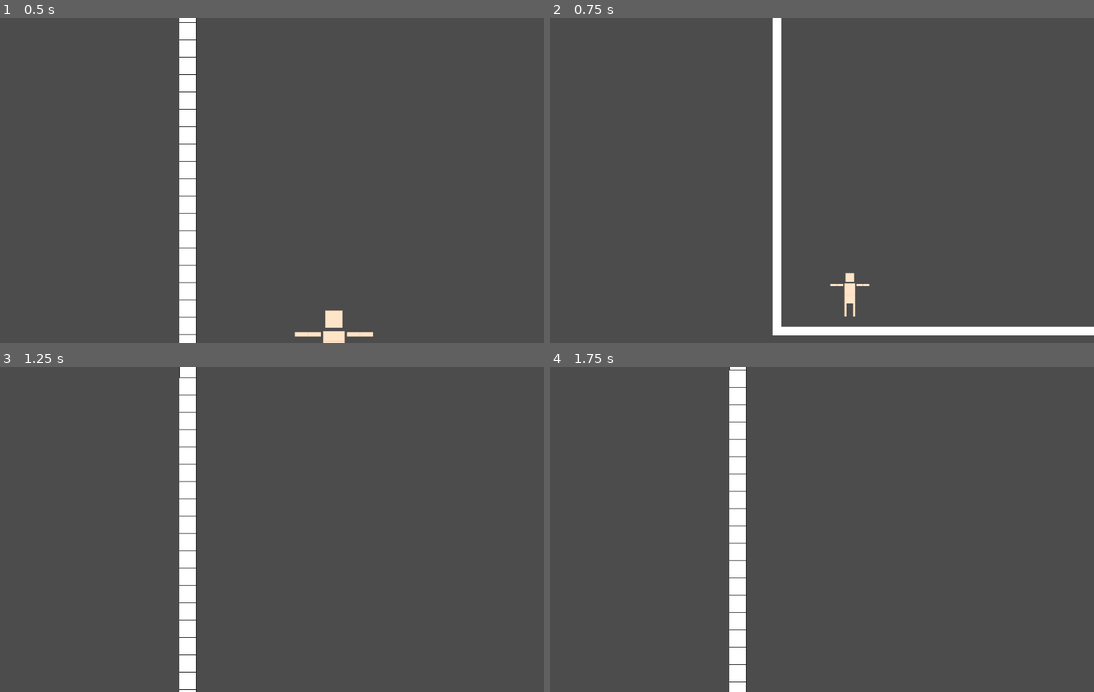
Above: before the commit, frames 1-4 (two rows, left to right).
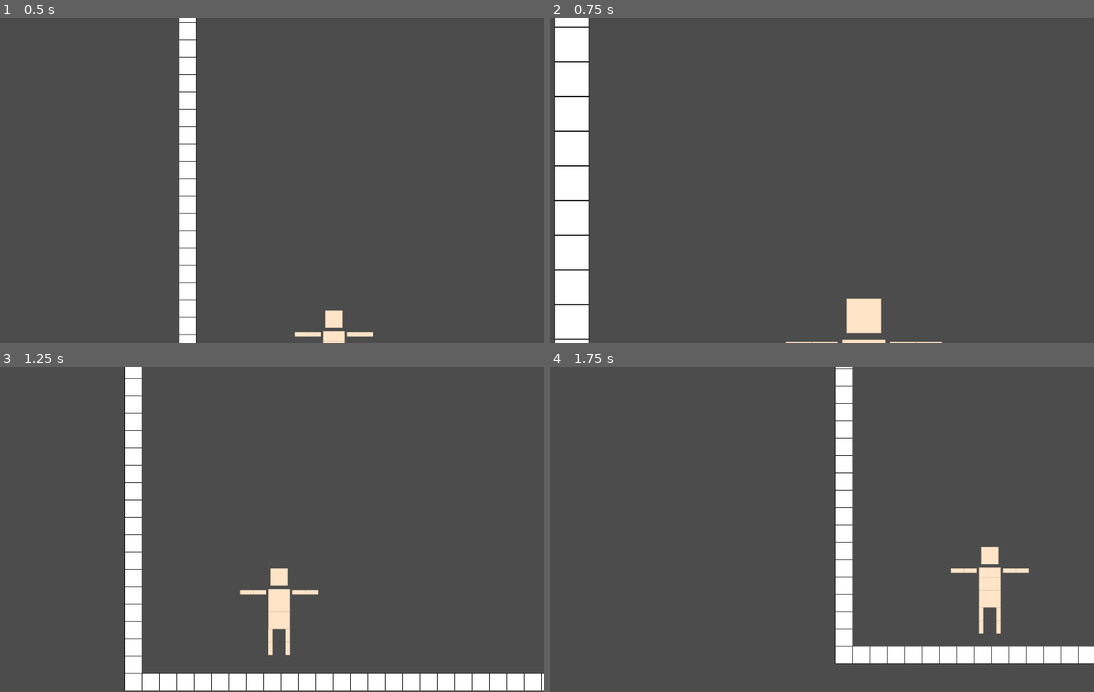
Above: after the commit, the same moments.

Repository: yuval-herman/ragdoll-game
Game: Godot game, scene res://main.tscn
The game is run twice, just before and just after one commit, with the same random seed, the same clock (stepped at 60 frames per second) and the same inputs.
Inputs (mouse positions are in pixels of both pictures, inside the frame that each line leads up to):
- Up to frame 1 (0.5 s): no input
- Up to frame 2 (0.75 s): move the mouse to (881, 320) at 0.52 s; hold Mouse wheel up (zoom_in) from 0.53 s (still down); click (881, 320) at 0.67 s
- Up to frame 3 (1.25 s): keep holding Mouse wheel up (zoom_in); tap Space (ui_select) at 0.77 s; tap Mouse wheel down (zoom_out) at 0.8 s
- Up to frame 4 (1.75 s): move the mouse to (702, 545) at 1.27 s; release Mouse wheel up (zoom_in) at 1.28 s; tap Mouse wheel down (zoom_out) at 1.35 s; click (702, 545) at 1.42 s; tap Space (ui_select) at 1.52 s; tap Mouse wheel up (zoom_in) at 1.55 s

Frame 1 is identical in both runs. In frame 2, 11% of the frame differs, in the area x 0-100%, y 0-100%; in frame 3, 11%, in the area x 22-100%, y 0-100%; in frame 4, 9.5%.

Commit message:
deleted old standing mechanism, motivation to build new one😈

Diff:
--- a/scripts/main.gd
+++ b/scripts/main.gd
@@ -10,6 +10,8 @@
 			Engine.time_scale = .1
 			is_slomo = true
 	elif event.is_action_pressed("zoom_in"):
+		$Camera2D.global_position = $Camera2D.get_global_mouse_position()
+		$Camera2D.zoom /= 2
+	elif event.is_action_pressed("zoom_out"):
+		$Camera2D.global_position = $Camera2D.get_global_mouse_position()
 		$Camera2D.zoom *= 2
-	elif event.is_action_pressed("zoom_out"):
-		$Camera2D.zoom /= 2
--- a/scripts/ragdoll.gd
+++ b/scripts/ragdoll.gd
@@ -1,6 +1,5 @@
 extends Node2D
 var parts_touching_ground = []
-var upper_body_parts = []
 var alive = true
 var held_object = null
 var stand_force = 10
@@ -13,29 +12,10 @@
 			i.connect("body_exited", self, "stop_touching")
 			i.connect("clicked", self, "_on_bodypart_clicked")
 			i.connect("died", self, "_on_part_died")
-			if not "leg" in i.name and not "hand" in i.name:
-				upper_body_parts.append(i)
 
 func _physics_process(delta):
-#	if not alive:
-#		fall()
-#		set_process(false)
-	if not parts_touching_ground.empty():
-		stand()
-	else:
-		fall()
-
-func stand():
-	for i in upper_body_parts:
-		i.gravity_scale = -stand_force*.5
-	if is_instance_valid($"r leg 2"):
-		$"r leg 2".gravity_scale = stand_force
-	if is_instance_valid($"l leg 2"):
-		$"l leg 2".gravity_scale = stand_force
-
-func fall():
-	for i in upper_body_parts:
-		i.gravity_scale = 1
+	if not alive:
+		set_process(false)
 
 func hit_object(body):
 	if body.is_in_group("ground"):
@@ -58,5 +38,4 @@
 		held_object.pickup()
 
 func _on_part_died(part):
-	upper_body_parts.erase(part)
 	alive=false
